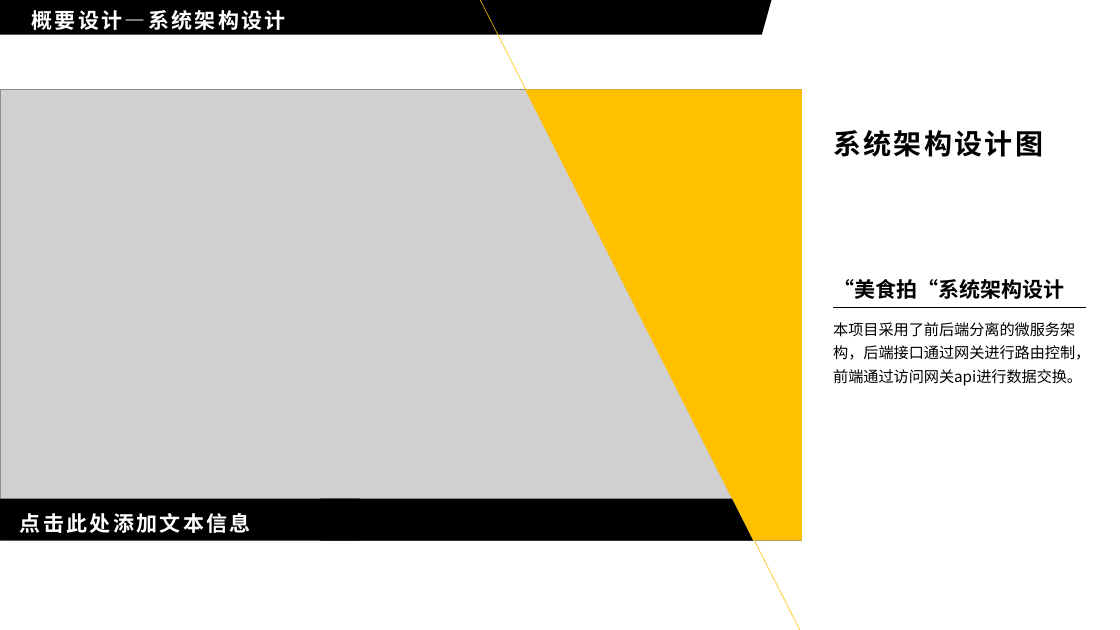
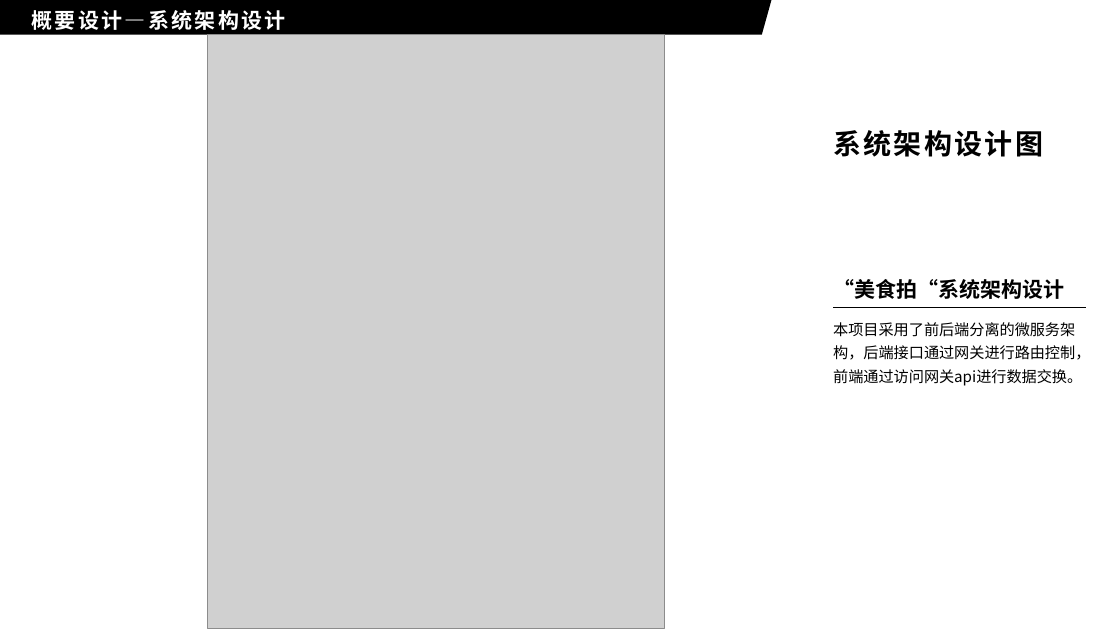
Before and after one commit to kangkang7777/FoodShoot, a slide deck: slide 13 of document/美食拍中期汇报.pptx. Drawn at 1120x630 pixels with LibreOffice and Linux fonts; fonts in the diff are those of the drawing; grey boxes stand for pictures. Boxes give left, top, right and bottom in pixels: in the first picture for what was removed or moved away, otherwise in the second. Text is boxed around its words. In the diff, an @@ line names an element or a change of style, - is before the commit and + after.

```diff
--- a/document/美食拍中期汇报.pptx
+++ b/document/美食拍中期汇报.pptx
@@ line removed from (480, 0) to (800, 630) @@
@@ picture added at [208, 34, 665, 628] @@
@@ picture removed at [0, 90, 802, 541] @@
@@ freeform shape removed at [525, 90, 802, 541] @@
@@ rectangle removed at [0, 499, 360, 541] @@
@@ freeform shape removed at [320, 499, 753, 541] @@
@@ text removed at [20, 513, 251, 533] @@
-点击此处添加文本信息
```
Also in this commit, not shown: 6 other slides changed.
